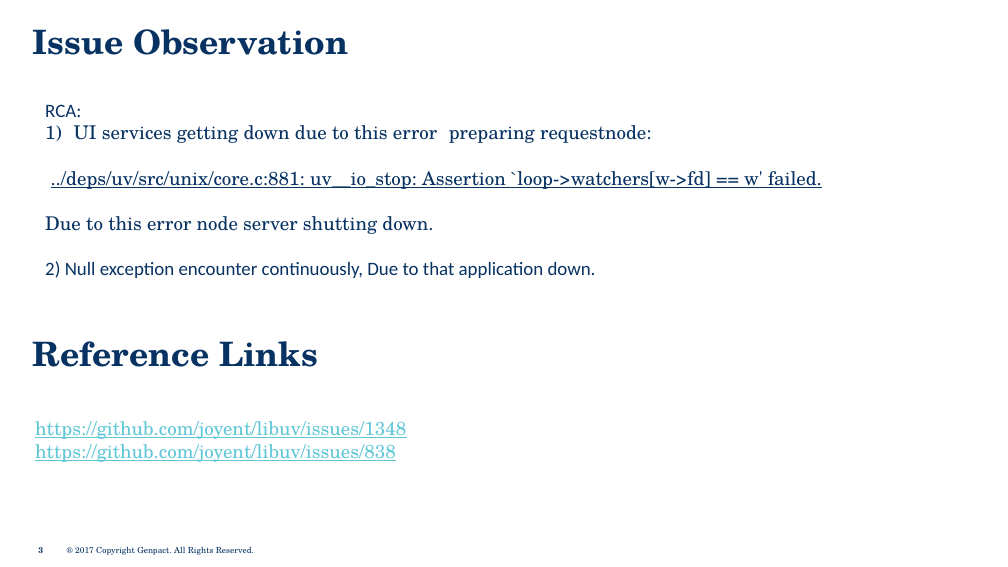
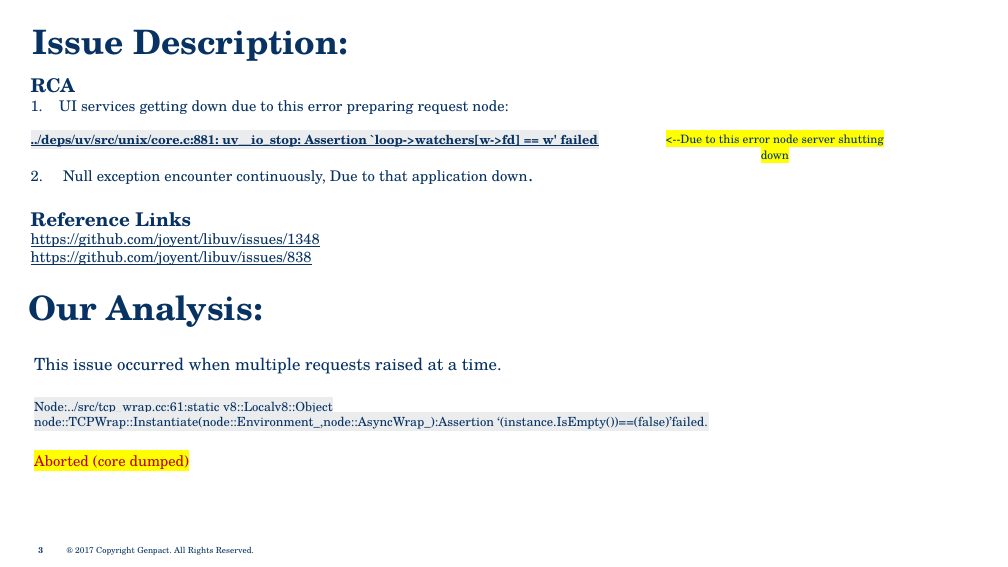
Before and after one commit to Nakshav/GARV, a slide deck: slide 3 of clear_water_issue_analysis.pptx. Drawn at 1008x567 pixels with LibreOffice and Linux fonts; fonts in the diff are those of the drawing; background and template pictures are left out. Boxes give left, top, right and bottom in pixels: in the first picture for what was removed or moved away, otherwise in the second. Text is boxed around its words. In the diff, an @@ line names an element or a change of style, - is before the commit and + after.

Commit message:
edited...

```diff
--- a/clear_water_issue_analysis.pptx
+++ b/clear_water_issue_analysis.pptx
@@ text at (33,29,348,61): text changed @@
-Issue Observation
+Issue Description:
@@ text at (31,78,598,265): text changed; size 18 to 14 pt @@
-RCA:
-1) UI services getting down due to this error preparing requestnode:
-../deps/uv/src/unix/core.c:881: uv__io_stop: Assertion `loop->watchers[w->fd] == w' failed.
-Due to this error node server shutting down.
-2) Null exception encounter continuously, Due to that application down.
+RCA
+1. UI services getting down due to this error preparing request node:
+../deps/uv/src/unix/core.c:881: uv__io_stop: Assertion `loop->watchers[w->fd] == w' failed
+2. Null exception encounter continuously, Due to that application down.
+Reference Links
+https://github.com/joyent/libuv/issues/1348
+https://github.com/joyent/libuv/issues/838
@@ text added at (666,134,883,159), 11 pt, text #073262 @@
+<--Due to this error node server shutting down
@@ text added at (29,295,263,327), 32 pt, text #073262, bold @@
+Our Analysis:
@@ text removed at (33,341,318,367) @@
-Reference Links
@@ text added at (34,357,707,472), 12 pt, text #073262 @@
+This issue occurred when multiple requests raised at a time.
+Node:../src/tcp_wrap.cc:61:static v8::Localv8::Object node::TCPWrap::Instantiate(node::Environment_,node::AsyncWrap_):Assertion ‘(instance.IsEmpty())==(false)’failed.
+Aborted (core dumped)
@@ text removed at (35,421,406,462) @@
-https://github.com/joyent/libuv/issues/1348
-https://github.com/joyent/libuv/issues/838
```
Also in this commit, not shown: 1 other slide changed, 2 slides added, 3 slides removed.
